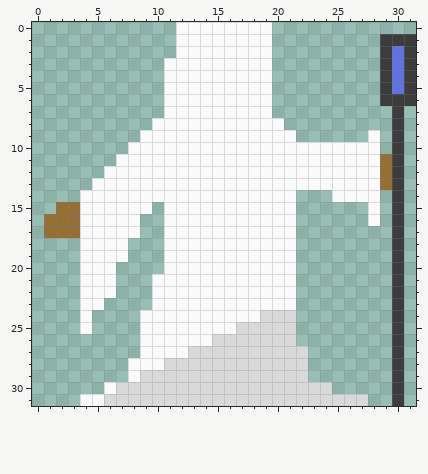
Edited in one commit: pixel-art sprite (site/img/game/player_right_up.png). That is the earlier state.
The file is 32x32 pixels.
Now the later version:
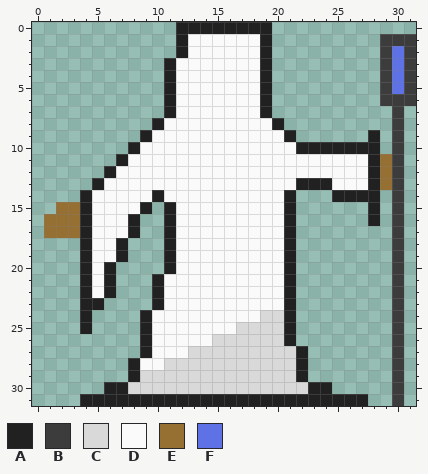
Palette (. is transparent): A #212121  B #3c3c3c  C #d9d9d9  D #fafafa  E #966f33  F #5e72e6
Diff:
{"y":0,"x":12,"old":"DDDDDDDD","new":"AAAAAAAA"}
{"y":1,"x":12,"old":"D","new":"A"}
{"y":1,"x":19,"old":"D","new":"A"}
{"y":2,"x":12,"old":"D","new":"A"}
{"y":2,"x":19,"old":"D","new":"A"}
{"y":3,"x":11,"old":"D","new":"A"}
{"y":3,"x":19,"old":"D","new":"A"}
{"y":4,"x":11,"old":"D","new":"A"}
{"y":4,"x":19,"old":"D","new":"A"}
{"y":5,"x":11,"old":"D","new":"A"}
{"y":5,"x":19,"old":"D","new":"A"}
{"y":6,"x":11,"old":"D","new":"A"}
{"y":6,"x":19,"old":"D","new":"A"}
{"y":7,"x":11,"old":"D","new":"A"}
{"y":7,"x":19,"old":"D","new":"A"}
{"y":8,"x":10,"old":"D","new":"A"}
{"y":8,"x":20,"old":"D","new":"A"}
{"y":9,"x":9,"old":"D","new":"A"}
{"y":9,"x":21,"old":"D","new":"A"}
{"y":9,"x":28,"old":"D","new":"A"}
{"y":10,"x":8,"old":"D","new":"A"}
{"y":10,"x":22,"old":"DDDDDDD","new":"AAAAAAA"}
{"y":11,"x":7,"old":"D","new":"A"}
{"y":11,"x":28,"old":"D","new":"A"}
{"y":12,"x":6,"old":"D","new":"A"}
{"y":12,"x":28,"old":"D","new":"A"}
{"y":13,"x":5,"old":"D","new":"A"}
{"y":13,"x":22,"old":"DDD","new":"AAA"}
{"y":13,"x":28,"old":"D","new":"A"}
{"y":14,"x":4,"old":"D","new":"A"}
{"y":14,"x":10,"old":"D","new":"A"}
{"y":14,"x":21,"old":"D","new":"A"}
{"y":14,"x":25,"old":"DDDD","new":"AAAA"}
{"y":15,"x":4,"old":"D","new":"A"}
{"y":15,"x":9,"old":"D","new":"A"}
{"y":15,"x":11,"old":"D","new":"A"}
{"y":15,"x":21,"old":"D","new":"A"}
{"y":15,"x":28,"old":"D","new":"A"}
{"y":16,"x":4,"old":"D","new":"A"}
{"y":16,"x":8,"old":"D","new":"A"}
{"y":16,"x":11,"old":"D","new":"A"}
{"y":16,"x":21,"old":"D","new":"A"}
{"y":16,"x":28,"old":"D","new":"A"}
{"y":17,"x":4,"old":"D","new":"A"}
{"y":17,"x":8,"old":"D","new":"A"}
{"y":17,"x":11,"old":"D","new":"A"}
{"y":17,"x":21,"old":"D","new":"A"}
{"y":18,"x":4,"old":"D","new":"A"}
{"y":18,"x":7,"old":"D","new":"A"}
{"y":18,"x":11,"old":"D","new":"A"}
{"y":18,"x":21,"old":"D","new":"A"}
{"y":19,"x":4,"old":"D","new":"A"}
{"y":19,"x":7,"old":"D","new":"A"}
{"y":19,"x":11,"old":"D","new":"A"}
{"y":19,"x":21,"old":"D","new":"A"}
{"y":20,"x":4,"old":"D","new":"A"}
{"y":20,"x":6,"old":"D","new":"A"}
{"y":20,"x":11,"old":"D","new":"A"}
{"y":20,"x":21,"old":"D","new":"A"}
{"y":21,"x":4,"old":"D","new":"A"}
{"y":21,"x":6,"old":"D","new":"A"}
{"y":21,"x":10,"old":"D","new":"A"}
{"y":21,"x":21,"old":"D","new":"A"}
{"y":22,"x":4,"old":"D","new":"A"}
{"y":22,"x":6,"old":"D","new":"A"}
{"y":22,"x":10,"old":"D","new":"A"}
{"y":22,"x":21,"old":"D","new":"A"}
{"y":23,"x":4,"old":"DD","new":"AA"}
{"y":23,"x":10,"old":"D","new":"A"}
{"y":23,"x":21,"old":"D","new":"A"}
{"y":24,"x":4,"old":"D","new":"A"}
{"y":24,"x":9,"old":"D","new":"A"}
{"y":24,"x":21,"old":"C","new":"A"}
{"y":25,"x":4,"old":"D","new":"A"}
{"y":25,"x":9,"old":"D","new":"A"}
{"y":25,"x":21,"old":"C","new":"A"}
{"y":26,"x":9,"old":"D","new":"A"}
{"y":26,"x":21,"old":"C","new":"A"}
{"y":27,"x":9,"old":"D","new":"A"}
{"y":27,"x":22,"old":"C","new":"A"}
{"y":28,"x":8,"old":"D","new":"A"}
{"y":28,"x":22,"old":"C","new":"A"}
{"y":29,"x":8,"old":"D","new":"A"}
{"y":29,"x":22,"old":"C","new":"A"}
{"y":30,"x":6,"old":"DC","new":"AA"}
{"y":30,"x":23,"old":"CC","new":"AA"}
{"y":31,"x":4,"old":"DDCCCCCCCCCCCCCCCCCCCCCC","new":"AAAAAAAAAAAAAAAAAAAAAAAA"}
{"label":"changed","picture_box":[80,22,380,406]}
